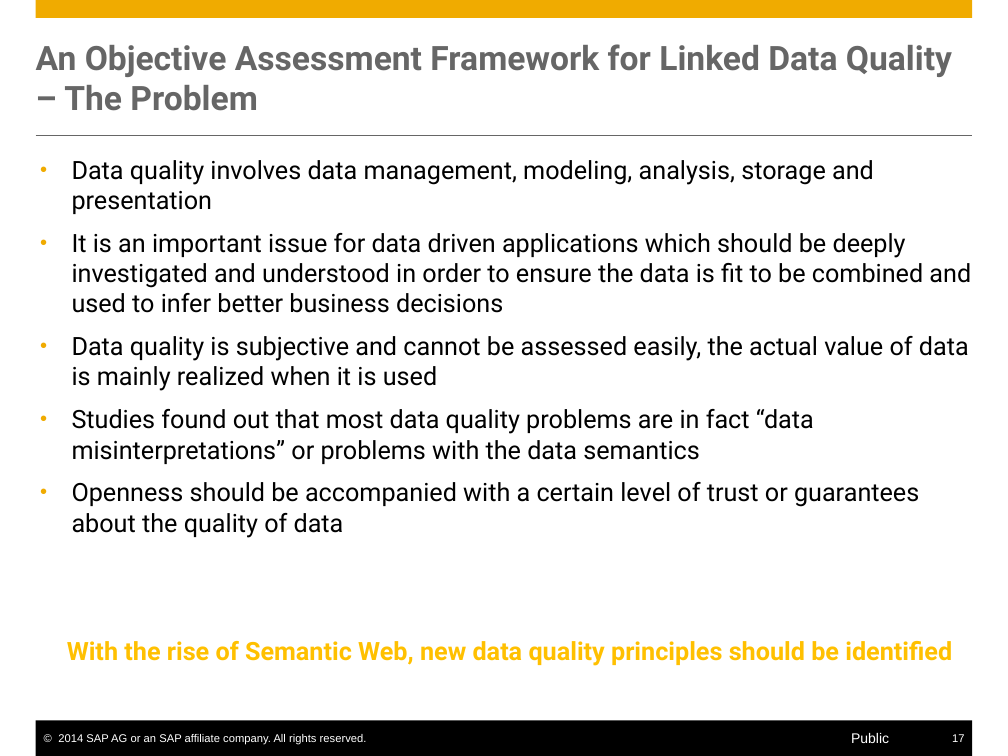
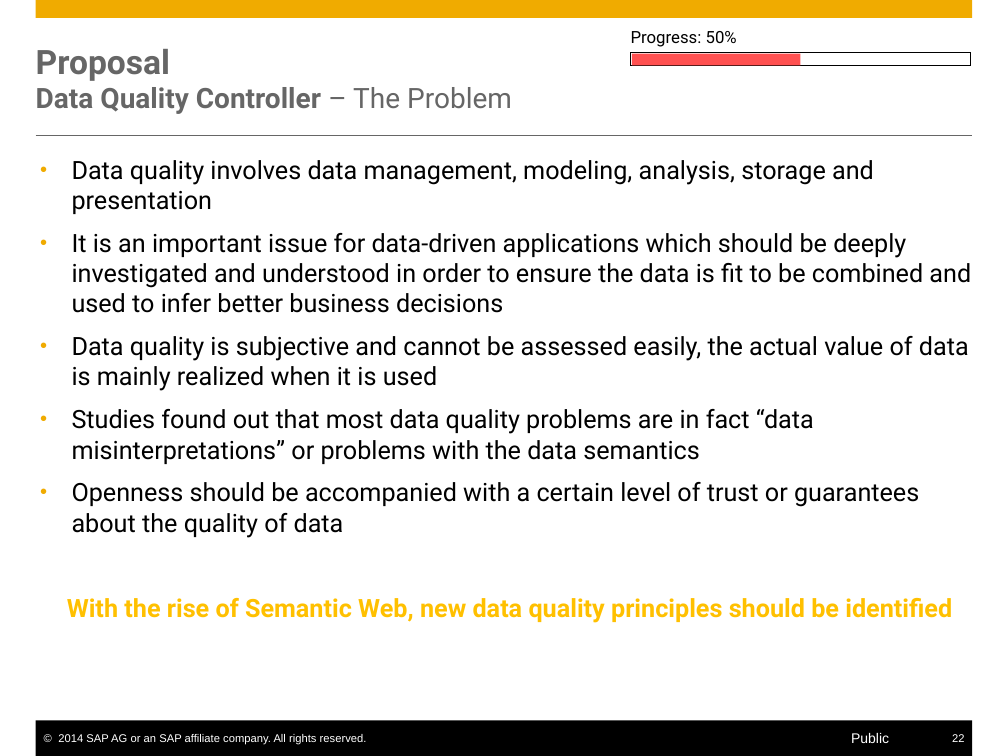
Before and after one commit to S-c-H-i-Z-o/PhD, a slide deck: slide 22 of Progress Reports CIFRE & Workplans/PhD Interim Report/presentation/Self-Service Data Provisioning through Semantic Enrichment of Data.pptx (slide 17 before the commit). Drawn at 1008x756 pixels with LibreOffice and Linux fonts; fonts in the diff are those of the drawing. Boxes give left, top, right and bottom in pixels: in the first picture for what was removed or moved away, otherwise in the second. Text is boxed around its words. In the diff, an @@ line names an element or a change of style, - is before the commit and + after.

```diff
--- a/Progress Reports CIFRE & Workplans/PhD Interim Report/presentation/Self-Service Data Provisioning through Semantic Enrichment of Data.pptx
+++ b/Progress Reports CIFRE & Workplans/PhD Interim Report/presentation/Self-Service Data Provisioning through Semantic Enrichment of Data.pptx
@@ title at [36,49,512,114]: text changed; size 24 to 20 pt @@
-An Objective Assessment Framework for Linked Data Quality – The Problem
+Proposal
+Data Quality Controller – The Problem
@@ rectangle added at [631,52,971,66], fill #FFFFFF, outline #000000 0.5 pt @@
@@ text added at [631,31,737,47], 12 pt, text #000000 @@
+Progress: 50%
@@ rectangle added at [632,53,800,66], fill #FF5050 @@
@@ text at [72,233,971,313]: text changed @@
-• It is an important issue for data driven applications which should be deeply investigated and understood in order to ensure the data is fit to be combined and used to infer better business decisions
+• It is an important issue for data-driven applications which should be deeply investigated and understood in order to ensure the data is fit to be combined and used to infer better business decisions
@@ page number at [952,734,964,742]: text changed @@
-17
+22
```
Also in this commit, not shown: 16 other slides changed, 17 slides added, 3 slides removed, 23 other files.
